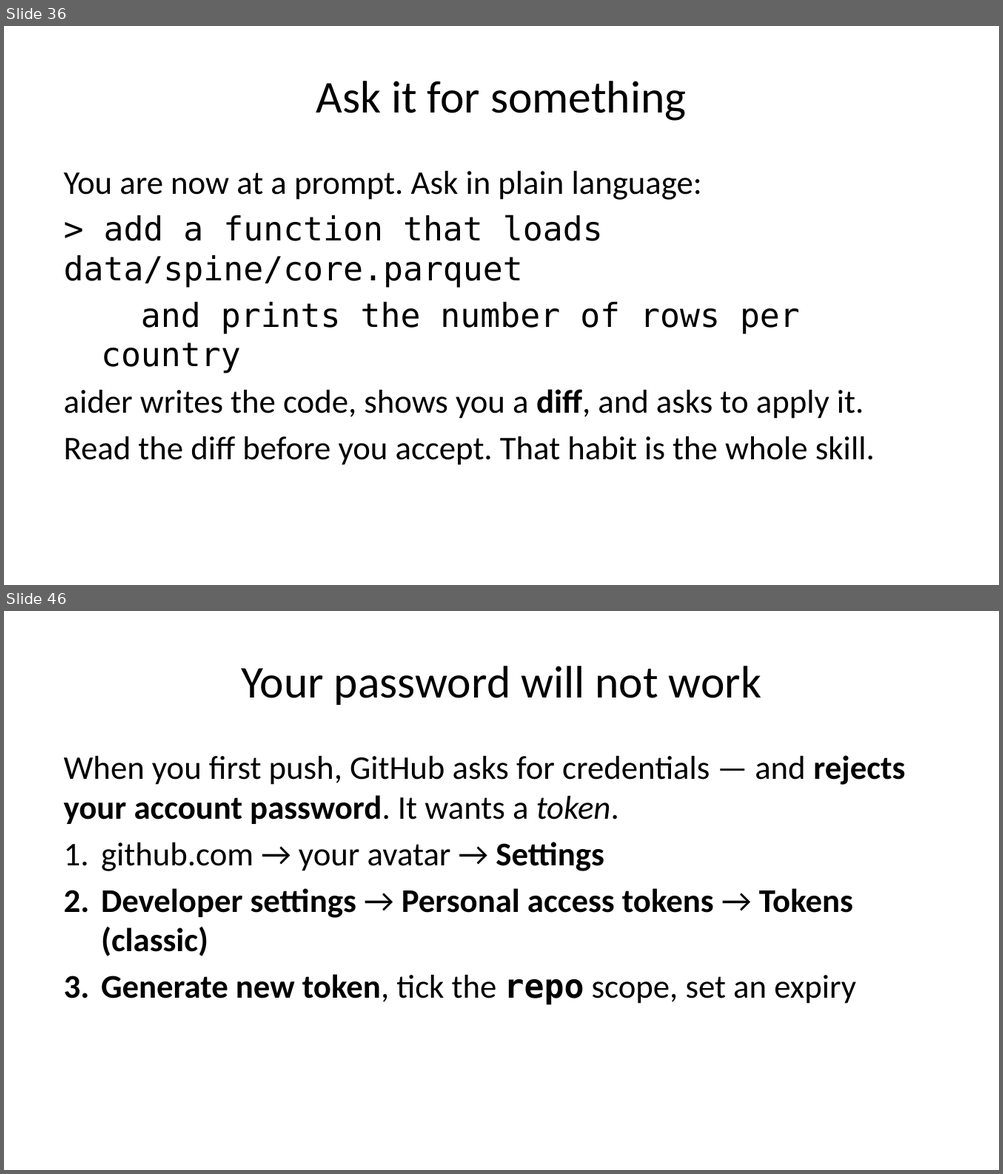
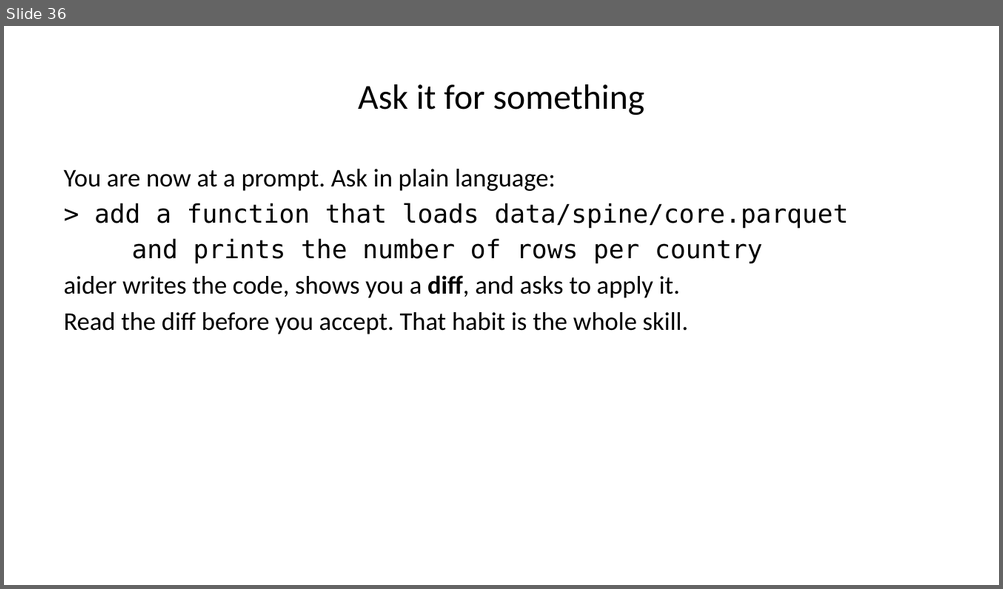
Before and after one commit to warint/quantitative-methods, a slide deck: 01-foundations-scenarios-and-tools/00-pre-session/slides-welcome-and-setup.pptx. Shown one above the other, each under a label of ours: slides 36 and 46 before the commit, slide 36 after it; the slides between them are not shown. The pictures are 1003x1174 and 1003x589 pixels, drawn with LibreOffice and Linux fonts; fonts in the diff are those of the drawing. Boxes give left, top, right and bottom in pixels: in the first picture for what was removed or moved away, otherwise in the second. Text is boxed around its words. In the diff, an @@ line names an element or a change of style, - is before the commit and + after.

```diff
--- a/01-foundations-scenarios-and-tools/00-pre-session/slides-welcome-and-setup.pptx
+++ b/01-foundations-scenarios-and-tools/00-pre-session/slides-welcome-and-setup.pptx
@@ slide 46 removed at [4, 611, 999, 1170], background #FFFFFF @@
@@ title removed at [241, 666, 761, 705] @@
-Your password will not work
@@ text removed at [64, 755, 905, 1005] @@
-When you first push, GitHub asks for credentials — and rejects your account password. It wants a token.
-1. github.com → your avatar → Settings
-2. Developer settings → Personal access tokens → Tokens (classic)
-3. Generate new token, tick the repo scope, set an expiry
@@ slide 36 changed as well @@
@@ title "Ask it for something" at [358, 84, 645, 116]: size 33 to 25.5 pt @@
@@ text "You are now at a ..." at [64, 169, 848, 335]: size 24 to 18.5 pt; less space between paragraphs @@
```
Also in this commit, not shown: 46 other slides changed, 11 other slides removed, 44 other files.
